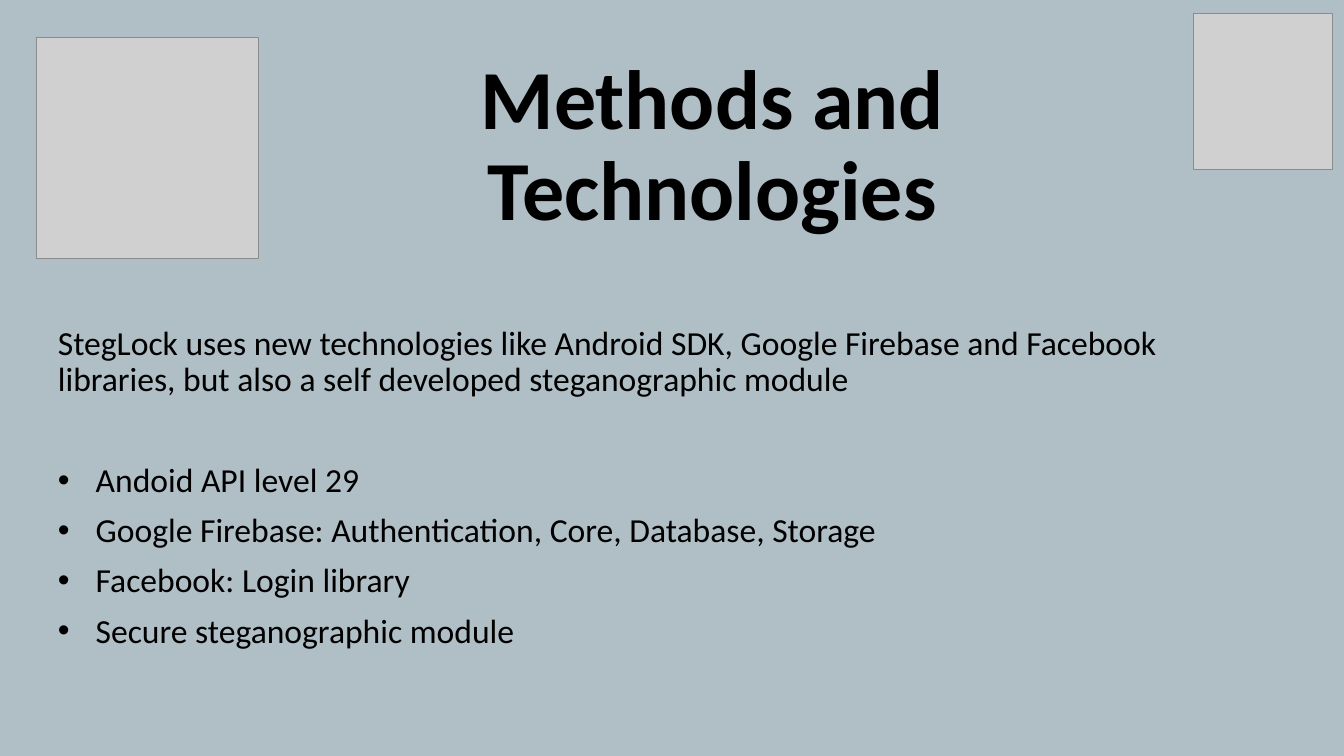
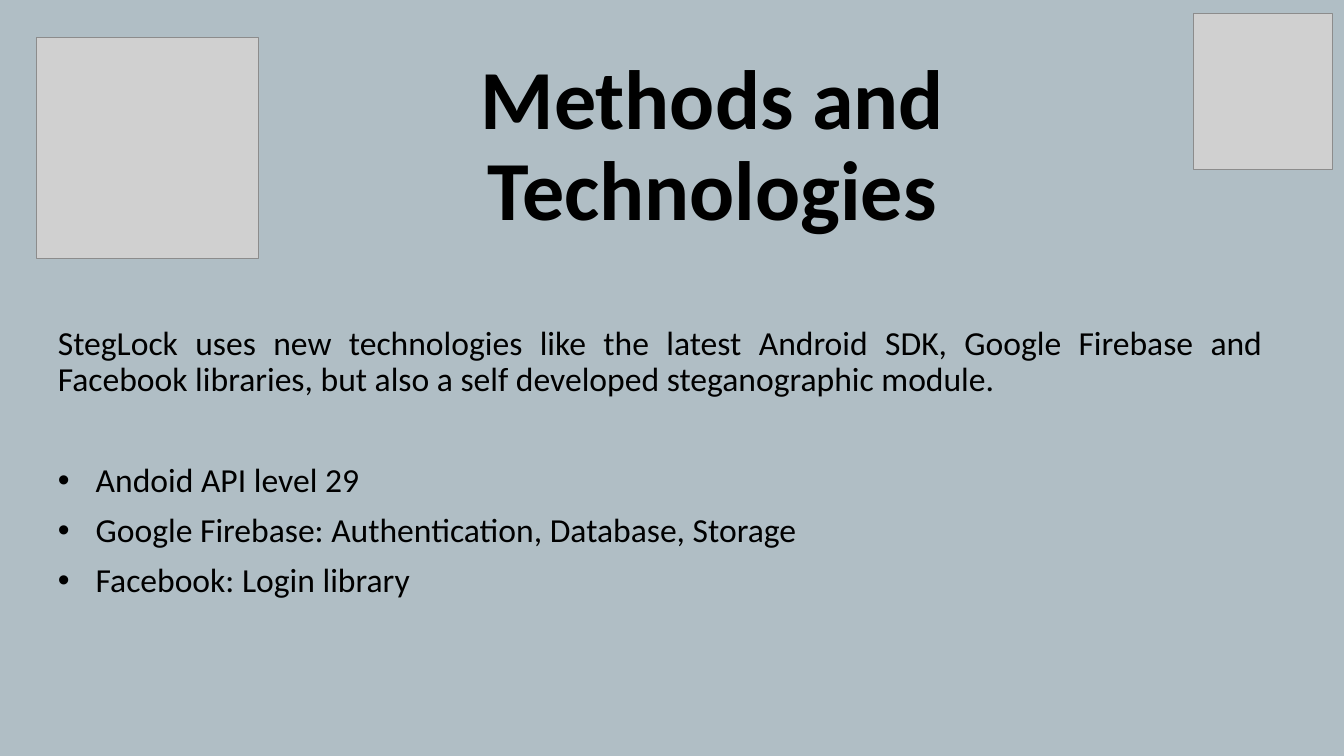
Before and after one commit to rraduionescu/DissertationPaper, a slide deck: slide 5 of 1_DissertationPaper/8_DISSERTATION_THESIS_Ionescu_Radu_Stefan_PRESENTATION.pptx (slide 4 before the commit). Drawn at 1344x756 pixels with LibreOffice and Linux fonts; fonts in the diff are those of the drawing; grey boxes stand for pictures. Boxes give left, top, right and bottom in pixels: in the first picture for what was removed or moved away, otherwise in the second. Text is boxed around its words. In the diff, an @@ line names an element or a change of style, - is before the commit and + after.

Commit message:
StegLock - DONE

```diff
--- a/1_DissertationPaper/8_DISSERTATION_THESIS_Ionescu_Radu_Stefan_PRESENTATION.pptx
+++ b/1_DissertationPaper/8_DISSERTATION_THESIS_Ionescu_Radu_Stefan_PRESENTATION.pptx
@@ subtitle at [58, 331, 1262, 397]: text changed @@
-StegLock uses new technologies like Android SDK, Google Firebase and Facebook libraries, but also a self developed steganographic module
+StegLock uses new technologies like the latest Android SDK, Google Firebase and Facebook libraries, but also a self developed steganographic module.
@@ subtitle at [96, 518, 796, 548]: text changed @@
-• Google Firebase: Authentication, Core, Database, Storage
+• Google Firebase: Authentication, Database, Storage
@@ subtitle at [96, 619, 514, 649]: paragraph removed @@
-• Secure steganographic module
```
Also in this commit, not shown: 6 other slides changed, 5 slides added, 4 other files.
